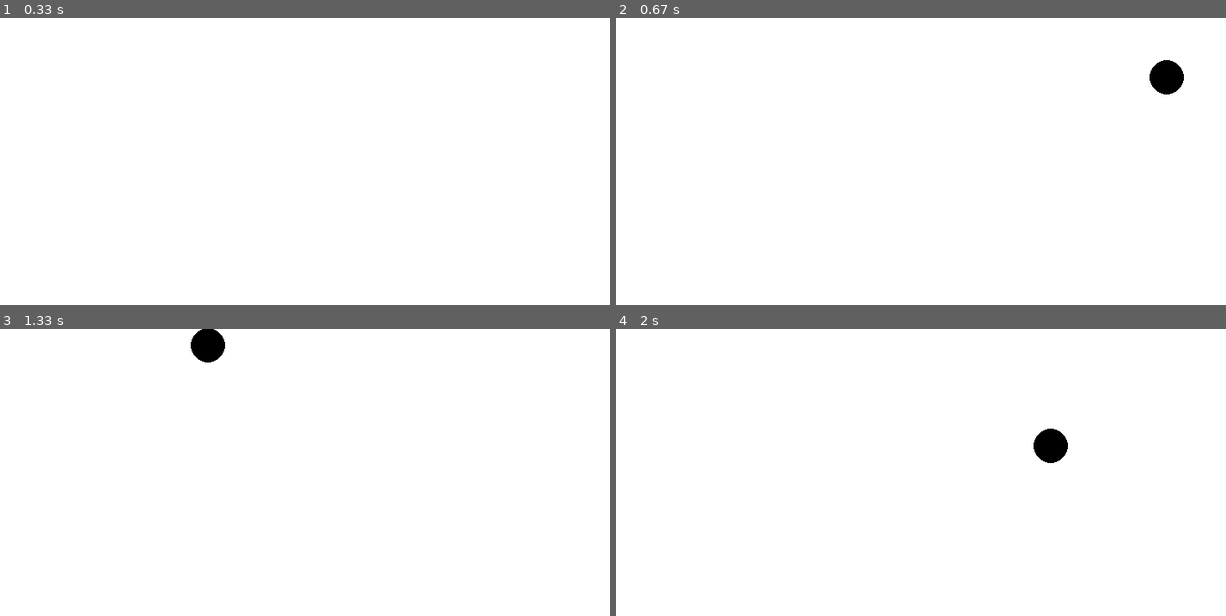
Above: before the commit, frames 1-4 (two rows, left to right).
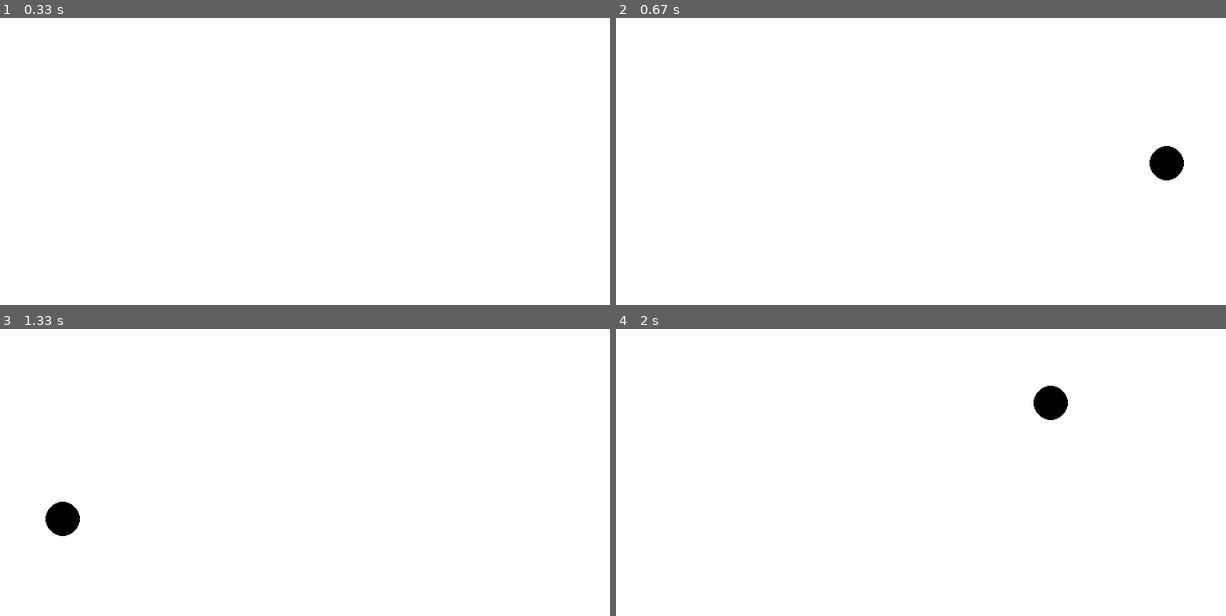
Above: after the commit, the same moments.

Repository: bulanov1741/PyGameProject
Game: pygame game, started from washer.py
Same seed, same stepped clock (60 frames per second), same inputs: the game is played once before the commit and once after it.
Inputs (mouse positions are in pixels of both pictures, inside the frame that each line leads up to):
- Up to frame 1 (0.33 s): no input
- Up to frame 2 (0.67 s): click (1104, 261) at 0.38 s
- Up to frame 3 (1.33 s): click (outside the picture) at 0.72 s; click (54, 509) at 1.05 s
- Up to frame 4 (2 s): click (outside the picture) at 1.38 s; click (896, 415) at 1.72 s

Frame 1 is identical in both runs. In frame 2, 1.0% of the frame differs, in the area x 87-94%, y 14-57%; in frame 3, 1.0%; in frame 4, 1.0%.

Commit message:
moving field

Diff:
--- a/main.py
+++ b/main.py
@@ -1,5 +1,6 @@
 import math
 import sys
+from random import randint
 
 import pygame
 import screeninfo as screeninfo
@@ -21,21 +22,23 @@
         self.screen_total_game = pygame.display.set_mode((self.width_m, self.height_m), pygame.RESIZABLE)
         self.screen = pygame.Surface((self.width_m, self.height_m * 3))
         self.running = True
-        self.location_washer = 1  # 0 - ни у кого, 1 - у своей команды, 2 - у чужой команды
+        self.location_washer = 0  # 0 - ни у кого, 1 - у своей команды, 2 - у чужой команды
         self.moving = (False, False, False, False, False)  # зажатость клавиш wsad LShift
         self.field = pygame.image.load('hockey_field.jpg').convert_alpha()  # Поле
         # Игроки
-        self.a1, self.a2, self.a3, self.a4, self.a5 = Player(self, 0, 5), Player(self, 5, 5), Player(self, 15, 5), \
-            Player(self, 25, 5), Player(self, 35, 5)
+        self.a1, self.a2, self.a3, self.a4, self.a5 = Player(self, 850, 1650), Player(self, 1150, 1650), \
+            Player(self, 550, 1650), Player(self, 1075, 1920), Player(self, 625, 1920)
         self.goalkeeper1, self.goalkeeper2 = Player(self, 45, 5), Player(self, 45, 800)
-        self.b1, self.b2, self.b3, self.b4, self.b5 = Player(self, 5, 800), Player(self, 15, 800), Player(self, 25,
-                                                                                                          800), \
-            Player(self, 35, 800), Player(self, 45, 800)
+        self.b1, self.b2, self.b3, self.b4, self.b5 = Player(self, 850, 1550, team=1), Player(self, 1150, 1550, team=1), \
+            Player(self, 550, 1550, team=1), Player(self, 1075, 1280, team=1), Player(self, 625, 1280, team=1)
         self.players_own = [self.a1, self.a2, self.a3, self.a4, self.a5, self.goalkeeper1]  # наша команда
         self.players_opponent = [self.b1, self.b2, self.b3, self.b4, self.b5, self.goalkeeper2]  # команда соперника
         self.chosen_player = self.a1  # Выбранный игрок
-
-        self.washer = Washer(800, 450, 10, (1600, 900), 0, 0)
+        self.owning_washer = self.b1  # Владеющий шайбой у соперника
+
+
+
+        self.washer = Washer(950, 1650, 10, (1685, 3155), 0, 0)
         self.in_out = 0  # Если шайба в зоне подбора шайбы - 1, нет - 0
 
         self.clock = pygame.time.Clock()
@@ -55,15 +58,13 @@
                             # Передача
                             self.broadcast(self.washer.x - pygame.mouse.get_pos()[0],
                                            self.washer.y - pygame.mouse.get_pos()[
-                                               1])  # Дельта x и дельта у
-
-                        elif self.location_washer != 1:
-                            for i in self.players_own:
-                                if i.x + 100 >= pygame.mouse.get_pos()[0] >= i.x and i.y + 100 >= \
-                                        pygame.mouse.get_pos()[1] \
-                                        >= i.y:
-                                    self.chosen_player = i
-                                    break
+                                               1] + min(0.5 * self.height_m - self.washer.y, 0))  # Дельта x и дельта у
+                        for i in self.players_own:
+                            if i.x + 100 >= pygame.mouse.get_pos()[0] >= i.x and i.y + 100 >= \
+                                    pygame.mouse.get_pos()[1] - min(0.5 * self.height_m - self.washer.y, 0) \
+                                    >= i.y:
+                                self.chosen_player = i
+                                break
 
                     # Удар. Начало
                     elif event.button == 3:
@@ -84,37 +85,38 @@
             # Поле
             self.screen.blit(self.field, (0, 0))
 
+            self.chosen_player.move()  # Движение выбранного игрока
+            if self.location_washer == 1:
+                self.attack(self.chosen_player)
+            elif self.location_washer == 2:
+                self.attack(self.owning_washer)
+
             # Расставляем игроков на поле
             for i in self.players_own:
                 i.draw()
                 # Проверка на нахождение шайбы у игрока
                 if self.location_washer != 1:
-                    if i.x + 98 <= self.washer.x <= i.x + 102 and i.y - 2 <= self.washer.y <= i.y + 2 and\
+                    if i.x + 98 <= self.washer.x <= i.x + 102 and i.y - 2 <= self.washer.y <= i.y + 2 and \
                             self.in_out == 0:
                         self.location_washer = 1
                         self.chosen_player = i
                         self.in_out = 1
-                    else:
-                        self.in_out = 0
-
-                if self.location_washer == 0:
-                    self.adjustment(i) # Корректировка (Игрок подставляет клюшку, если шайба пролетает его)
 
             for i in self.players_opponent:
                 i.draw()
-                if self.location_washer < 2:
-                    if (i.x, i.y) == (self.washer.x, self.washer.y):
+                if self.location_washer < 1:
+                    if i.x + 98 <= self.washer.x <= i.x + 102 and i.y + 98 <= self.washer.y <= i.y + 102:
                         self.location_washer = 2
-
-                if self.location_washer == 0:
-                    self.adjustment(i) # Корректировка (Игрок подставляет клюшку, если шайба пролетает его)
+                        self.owning_washer = i
 
             if self.location_washer == 0:  # Если она не у игроков, то она летает сама по себе
                 self.washer.move(dt)
-
-
-            self.chosen_player.move()  # Движение игроков
-
+                self.border()
+                self.in_out = 0
+                self.selection()  # Подбор шайбы
+
+            elif self.location_washer == 2:
+                self.tactic_opposing_player_with_washer(self.owning_washer)
 
             self.washer.draw(self.screen)
             self.screen_total_game.blit(self.screen, (0, min(0.5 * self.height_m - self.washer.y, 0)))
@@ -129,11 +131,6 @@
         angle = self.find_angle(x, y)
         self.washer.strike(v, angle)
         self.location_washer = 0
-
-    def adjustment(self, player): # Корректировка (Игрок подставляет клюшку, если шайба пролетает его)
-        k = self.find_angle((player.x - self.washer.x), (player.y - self.washer.y))
-        if round(k, 2) == round(self.washer.angle, 2):
-            print(True, player.x)
 
     # Функция нахождения угла
     def find_angle(self, x, y):
@@ -150,6 +147,90 @@
                 angle = 0
         return angle
 
+    def attack(self, player_with_washer):
+        if self.location_washer < 2:
+            taker = min(self.players_opponent,
+                        key=lambda x: (x.x - self.washer.x) ** 2 + (x.y - self.washer.y) ** 2)  # Отбирающий шайбу
+            taker.move_player_without_washer(self.washer.x - 100, self.washer.y - 100)
+            if self.players_own.index(player_with_washer) < 3:  # Если игрок с шайбой нападающий
+                for i in range(3):
+                    if self.players_own[i] != player_with_washer:
+                        self.players_own[i].move_player_without_washer(self.players_own[i].x, player_with_washer.y)
+                        self.players_opponent[i].move_player_without_washer(self.players_opponent[i].x,
+                                                                            self.players_own[i].y - 150)
+                for i in range(3, 5):
+                    self.players_own[i].move_player_without_washer(self.players_own[i].x, player_with_washer.y + 270)
+                    self.players_opponent[i].move_player_without_washer(self.players_opponent[i].x,
+                                                                        self.players_own[i].y - 690)
+            else:
+                for i in range(3):
+                    self.players_own[i].move_player_without_washer(self.players_own[i].x, player_with_washer.y - 270)
+                    self.players_opponent[i].move_player_without_washer(self.players_opponent[i].x,
+                                                                        self.players_own[i].y - 150)
+                for i in range(3, 5):
+                    if self.players_own[i] != player_with_washer:
+                        self.players_own[i].move_player_without_washer(self.players_own[i].x, player_with_washer.y)
+                        self.players_opponent[i].move_player_without_washer(self.players_opponent[i].x,
+                                                                            self.players_own[i].y - 420)
+        elif self.location_washer == 2:
+            if self.players_opponent.index(player_with_washer) < 3:  # Если игрок с шайбой нападающий
+                for i in range(3):
+                    if self.players_opponent[i] != player_with_washer:
+                        self.players_opponent[i].move_player_without_washer(self.players_opponent[i].x,
+                                                                            player_with_washer.y)
+                for i in range(3, 5):
+                    self.players_opponent[i].move_player_without_washer(self.players_opponent[i].x,
+                                                                        player_with_washer.y - 270)
+            else:
+                for i in range(3):
+                    self.players_opponent[i].move_player_without_washer(self.players_opponent[i].x,
+                                                                        player_with_washer.y + 270)
+                for i in range(3, 5):
+                    if self.players_opponent[i] != player_with_washer:
+                        self.players_opponent[i].move_player_without_washer(self.players_opponent[i].x,
+                                                                            player_with_washer.y)
+
+
+    def selection(self):  # Подбор шайбы
+        taker_own = min(self.players_own,
+                        key=lambda x: (x.x - self.washer.x) ** 2 + (x.y - self.washer.y) ** 2)
+        taker_opponent = min(self.players_opponent,
+                             key=lambda x: (x.x - self.washer.x) ** 2 + (x.y - self.washer.y) ** 2)
+        taker_own.move_player_without_washer(self.washer.x - 100, self.washer.y)
+        taker_opponent.move_player_without_washer(self.washer.x - 100, self.washer.y - 100)
+        self.attack(taker_own)
+
+    def tactic_opposing_player_with_washer(self, player):
+        action = randint(1, 100) # 1 - передача, 2 - если в зоне удар, 2(3) - 9 - движение
+        if action == 1:
+            player_for_broadcast = self.players_opponent[randint(0, 5)]
+            if player_for_broadcast != player:
+                self.broadcast(self.washer.x - player_for_broadcast.x + 100, self.washer.y - player_for_broadcast.y + 100)
+        elif action == 2 and self.washer.y > 2075:
+            self.broadcast(self.washer.x - randint(850, 1021), self.washer.y - 2945, v=1000)
+        else:
+            player.move_player_without_washer(895, 2945)
+
+    def border(self):
+        color_now = self.screen.get_at((int(self.washer.x), int(self.washer.y))) # цвет пикселя, где находится шайба
+        if 60 <= color_now[0] <= 125 and abs(color_now[1] - color_now[2]) <= 10:
+            if abs(self.washer.x - 180) < abs(self.washer.x - 1685):
+                zero_x = 180
+            else:
+                zero_x = 1685
+            if abs(self.washer.x - 100) < abs(self.washer.x - 3155):
+                zero_y = 100
+            else:
+                zero_y = 3155
+            center_of_circle_x, center_of_circle_y = zero_x + 280, zero_y + 280
+            tangent_angle = math.atan(abs(center_of_circle_x - self.washer.x) / abs(center_of_circle_y - self.washer.y)) - math.pi
+            self.washer.dx = math.sin(tangent_angle) * self.washer.dx
+            self.washer.dy = math.cos(tangent_angle) * self.washer.dy
+            print(tangent_angle)
+            self.washer.angle = math.atan2(self.washer.dy, self.washer.dx)
+
+
+
 
 if __name__ == '__main__':
     app = QApplication(sys.argv)
--- a/player.py
+++ b/player.py
@@ -5,14 +5,18 @@
 
 
 class Player():
-    def __init__(self, main, x, y, with_washer=0):
+    def __init__(self, main, x, y, team=0):
         self.main = main # Класс - главный
-        self.x, self.y, self.with_washer = x, y, with_washer
-        self.player = pygame.image.load('player_image.png').convert_alpha()
-        self.rect = self.player.get_rect()
+        self.x, self.y = x, y
+        self.necessary_x, self.necessary_y = x, y # необходимые координаты, куда игрок должен приехать
+        if team == 0:
+            self.player_image = pygame.image.load('player_image.png').convert_alpha()
+        else:
+            self.player_image = pygame.image.load('player_opponent_image.png').convert_alpha()
+        self.rect = self.player_image.get_rect()
 
     def draw(self): # Показываем
-        self.main.screen.blit(self.player, (self.x, self.y))
+        self.main.screen.blit(self.player_image, (self.x, self.y))
 
     def move(self):
         moving = 5
@@ -36,3 +40,15 @@
         if self.main.location_washer == 1: # Шайба у игрока
             self.main.washer.dx, self.main.washer.dy = Ox * moving, Oy * moving
             self.main.washer.x, self.main.washer.y = self.x + 100, self.y
+
+    def move_player_without_washer(self, x, y):
+        self.necessary_x = x
+        self.necessary_y = y
+        try:
+            k = (25 / ((self.necessary_x - self.x) ** 2 + (self.necessary_y - self.y) ** 2)) ** 0.5
+        except Exception as e:
+            k = 0
+        self.x += k * (self.necessary_x - self.x)
+        self.y += k * (self.necessary_y - self.y)
+        if self.main.location_washer == 2 and self.main.owning_washer == self:
+            self.main.washer.x, self.main.washer.y = self.x + 100, self.y + 100
--- a/washer.py
+++ b/washer.py
@@ -1,5 +1,6 @@
 import pygame
 import math
+
 
 
 class Washer:
@@ -13,6 +14,7 @@
         # self.angle = math.radians(angle)  # угол в радианах из градусов
         self.dx = self.speed * math.cos(self.angle)  # Компоненты скорости по оси X
         self.dy = self.speed * math.sin(self.angle)  # Компоненты скорости по оси Y
+
 
     def move(self, dt):
         self.x += self.dx * dt  # dt = clock.tick(fps) / 1000 - сколько времени прошло с последнего рендера кадра (16 мс)
@@ -34,18 +36,29 @@
 
     def bounce(self):
         # Столкновение с левой или правой границей (по оси X)
-        if self.x - self.radius <= 0 or self.x + self.radius >= self.b_w:
+        if self.x - self.radius <= 180 or self.x + self.radius >= self.b_w:
             self.dx = -self.dx  # Инвертируем скорость по оси X
 
         # Столкновение с верхней или нижней границей (по оси Y)
-        if self.y - self.radius <= 0 or self.y + self.radius >= self.b_h:
+        if self.y - self.radius <= 100 or self.y + self.radius >= self.b_h:
             self.dy = -self.dy  # Инвертируем скорость по оси Y
+
+        # Столкновения с воротами
+        if 870 <= self.x <= 1000 and (240 - self.radius <= self.y == 240 + self.radius or 2945 - self.radius <= self.y <= 2945 + self.radius):
+            self.dy = -self.dy
+
+        if (240 <= self.y <= 310 or 2945 <= self.y <= 3015) and (870 - self.radius <= self.x <= 870 + self.radius or 1000 - self.radius <= self.x <= 1000 + self.radius):
+            self.dx = -self.dx
 
         # Обновляем угол после инверсии
         self.angle = math.atan2(self.dy, self.dx)  # угол между вектором (dx, dy) и осью x
 
+
     def draw(self, screen):
         pygame.draw.circle(screen, 'black', (int(self.x), int(self.y)), self.radius)
+
+
+
 
 
 # проверка
Binary file added: player_opponent_image.png
